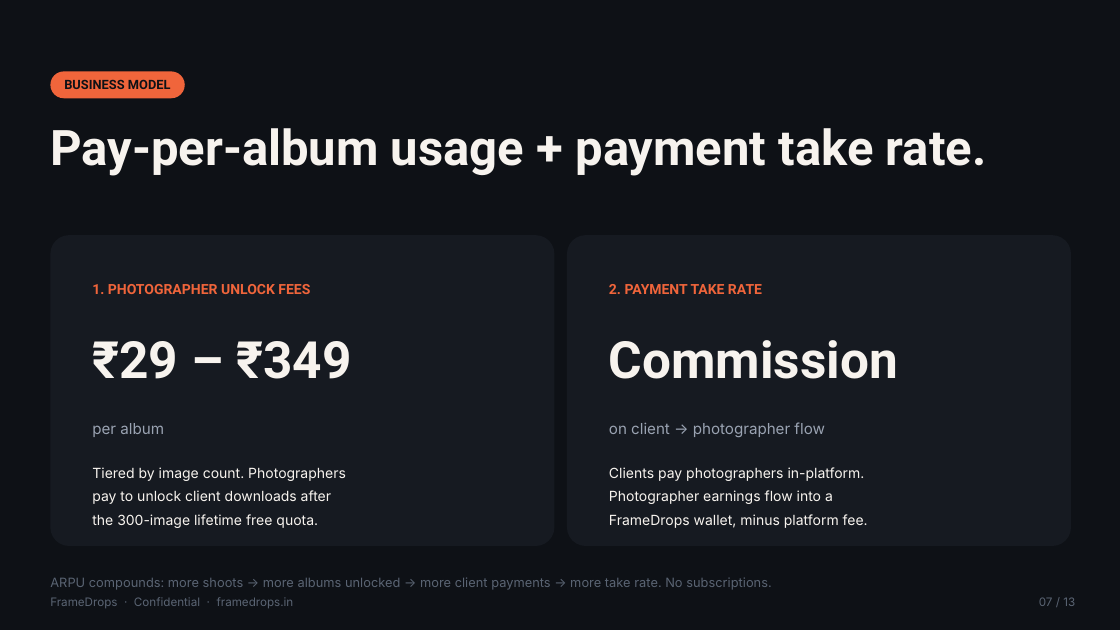
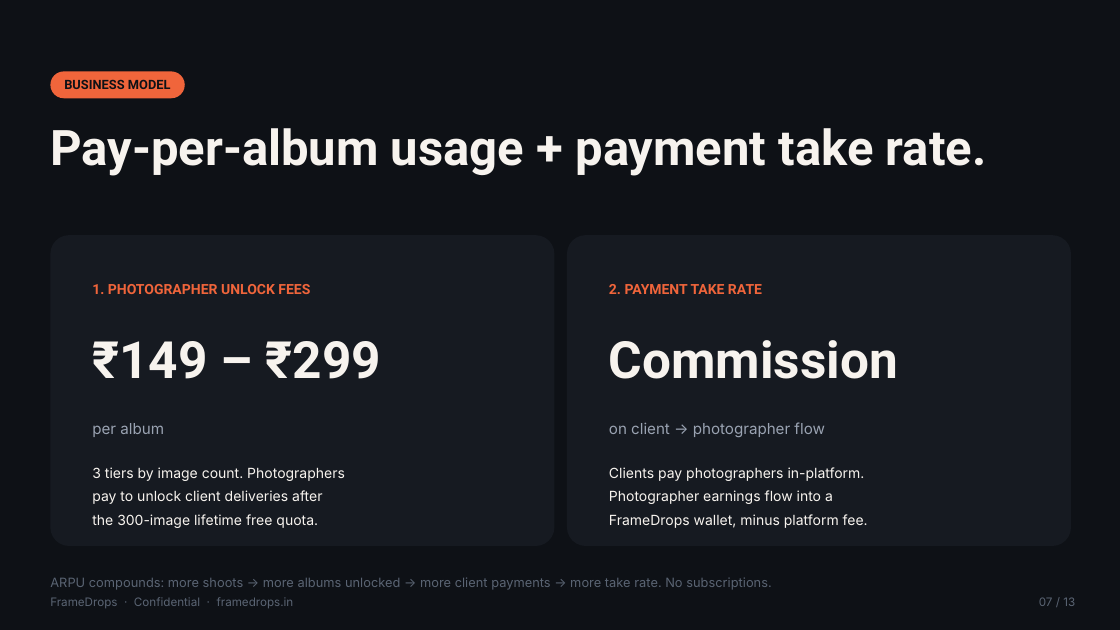
Before and after one commit to venkikethavath2020-collab/framedropnotes, a slide deck: slide 7 of decks/FrameDrops_Investor_Deck.pptx. Drawn at 1120x630 pixels with LibreOffice and Linux fonts; fonts in the diff are those of the drawing. Boxes give left, top, right and bottom in pixels: in the first picture for what was removed or moved away, otherwise in the second. Text is boxed around its words. In the diff, an @@ line names an element or a change of style, - is before the commit and + after.

```diff
--- a/decks/FrameDrops_Investor_Deck.pptx
+++ b/decks/FrameDrops_Investor_Deck.pptx
@@ text at bbox=[92, 341, 381, 379]: text changed @@
-₹29 – ₹349
+₹149 – ₹299
@@ text at bbox=[92, 467, 345, 504]: text changed @@
-Tiered by image count. Photographers
-pay to unlock client downloads after
+3 tiers by image count. Photographers
+pay to unlock client deliveries after
```
Also in this commit, not shown: 3 other slides changed, 1 other file.
